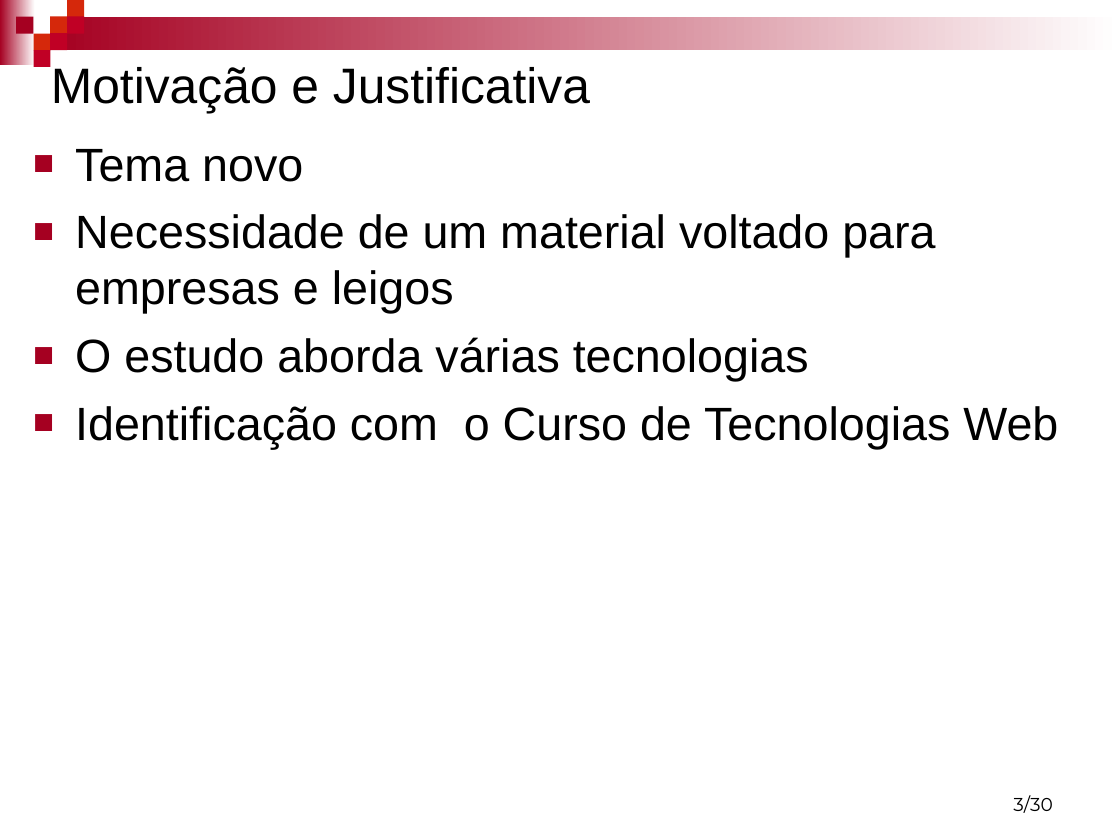
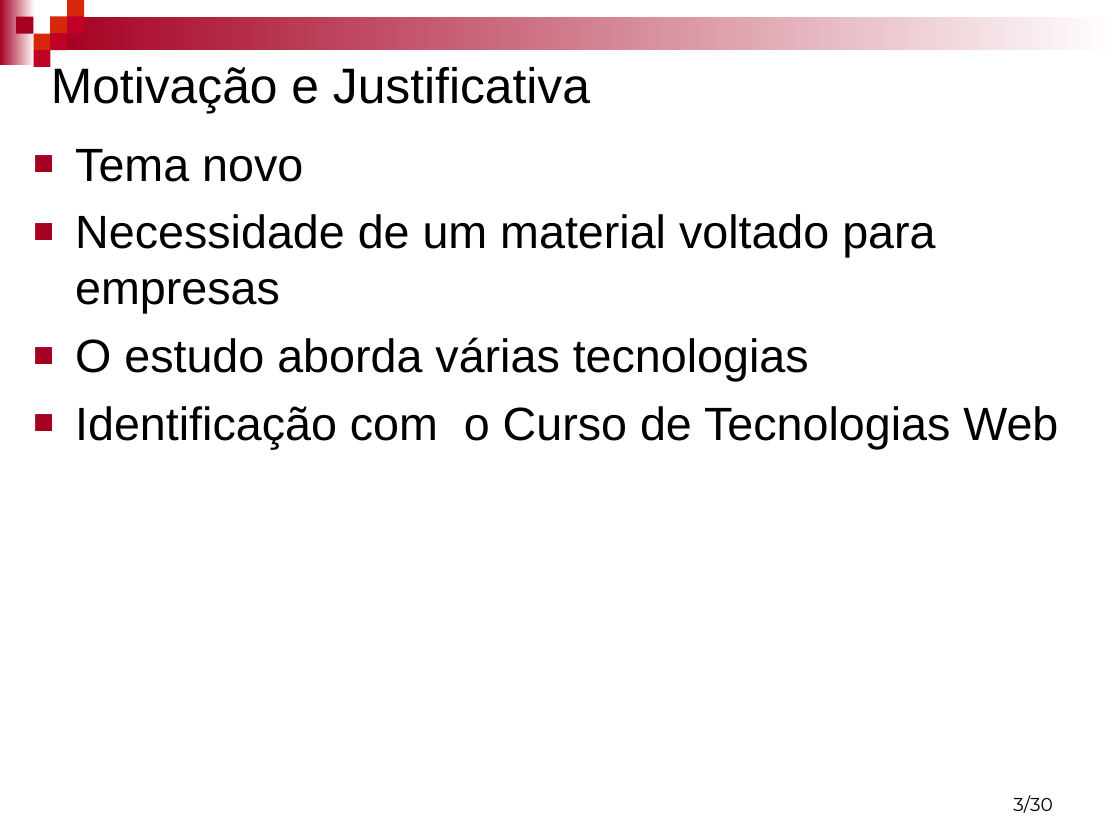
Before and after one commit to mfernado/my-project-socialmonitor, a slide deck: slide 3 of Artigo/Monitoramento de mídias Sociais - Marcos e Robson.ppt. Drawn at 1120x840 pixels with LibreOffice and Linux fonts; fonts in the diff are those of the drawing; background and template pictures are left out. Boxes give left, top, right and bottom in pixels: in the first picture for what was removed or moved away, otherwise in the second. Text is boxed around its words. In the diff, an @@ line names an element or a change of style, - is before the commit and + after.

```diff
--- a/Artigo/Monitoramento de mídias Sociais - Marcos e Robson.ppt
+++ b/Artigo/Monitoramento de mídias Sociais - Marcos e Robson.ppt
@@ text at bbox=[75, 214, 935, 314]: text changed @@
-■ Necessidade de um material voltado para empresas e leigos
+■ Necessidade de um material voltado para empresas
```
Also in this commit, not shown: 3 other slides changed, 1 slide removed.
